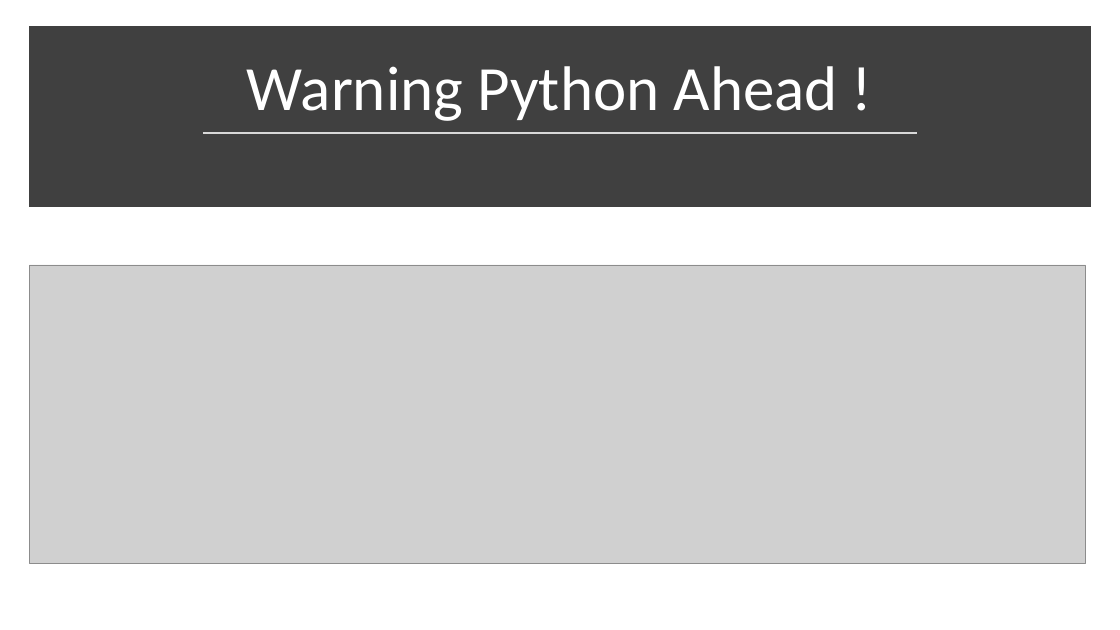
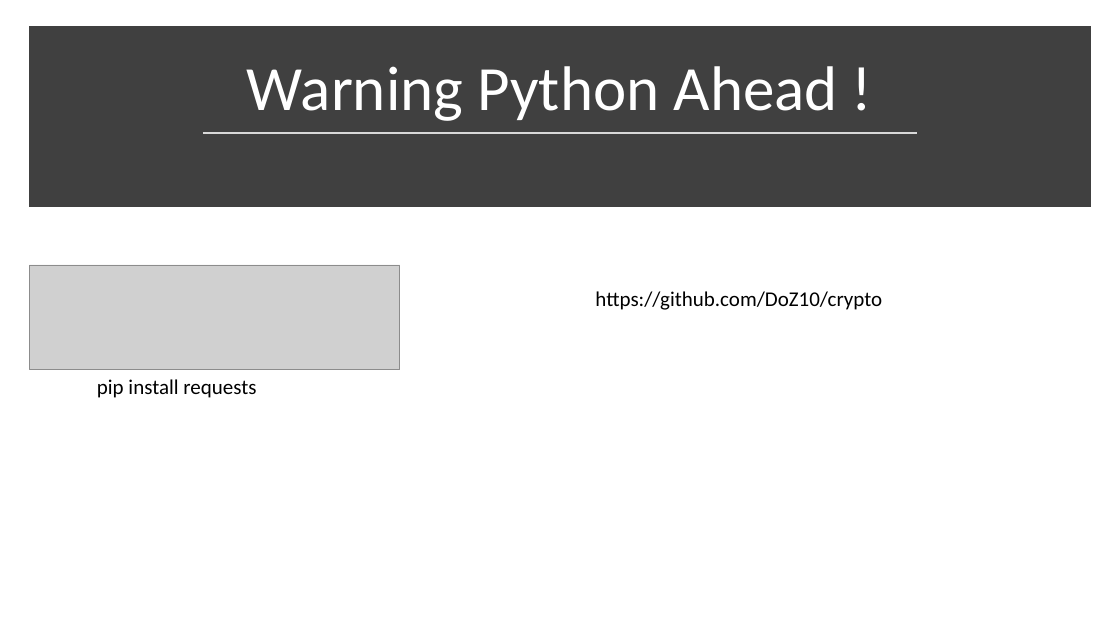
Before and after one commit to DoZ10/crypto, a slide deck: slide 2 of Breaking AES like a Bowsss !.pptx. Drawn at 1120x630 pixels with LibreOffice and Linux fonts; fonts in the diff are those of the drawing; grey boxes stand for pictures. Boxes give left, top, right and bottom in pixels: in the first picture for what was removed or moved away, otherwise in the second. Text is boxed around its words. In the diff, an @@ line names an element or a change of style, - is before the commit and + after.

```diff
--- a/Breaking AES like a Bowsss !.pptx
+++ b/Breaking AES like a Bowsss !.pptx
@@ picture: place and size @@
-picture at [29, 265, 1086, 563]
+picture at [29, 265, 400, 370]
@@ text added at [595, 291, 882, 310], 18 pt, text #000000 @@
+https://github.com/DoZ10/crypto
@@ text added at [97, 379, 256, 398], 18 pt, text #000000 @@
+pip install requests
```
Also in this commit, not shown: 2 other slides changed, 2 slides added, 3 other files.
